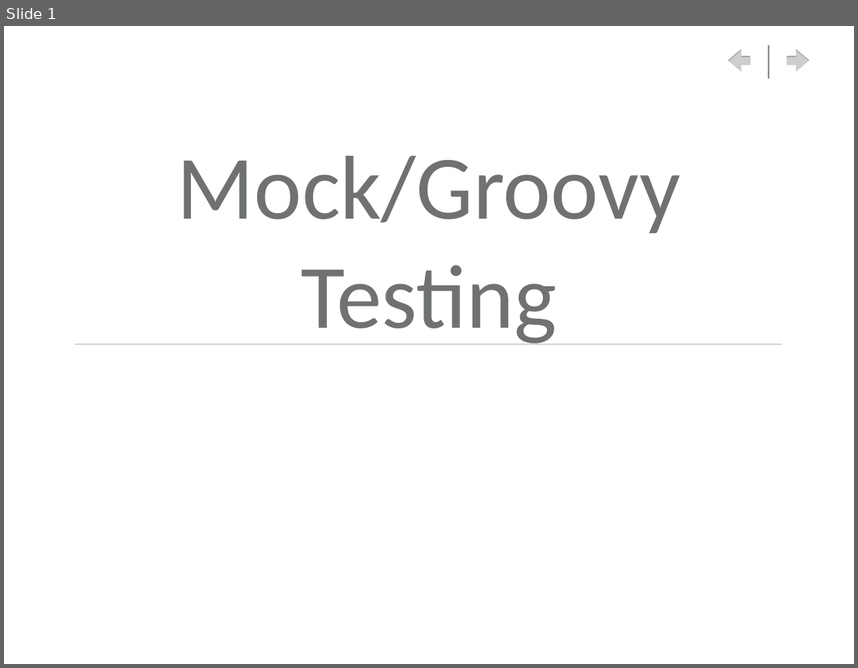
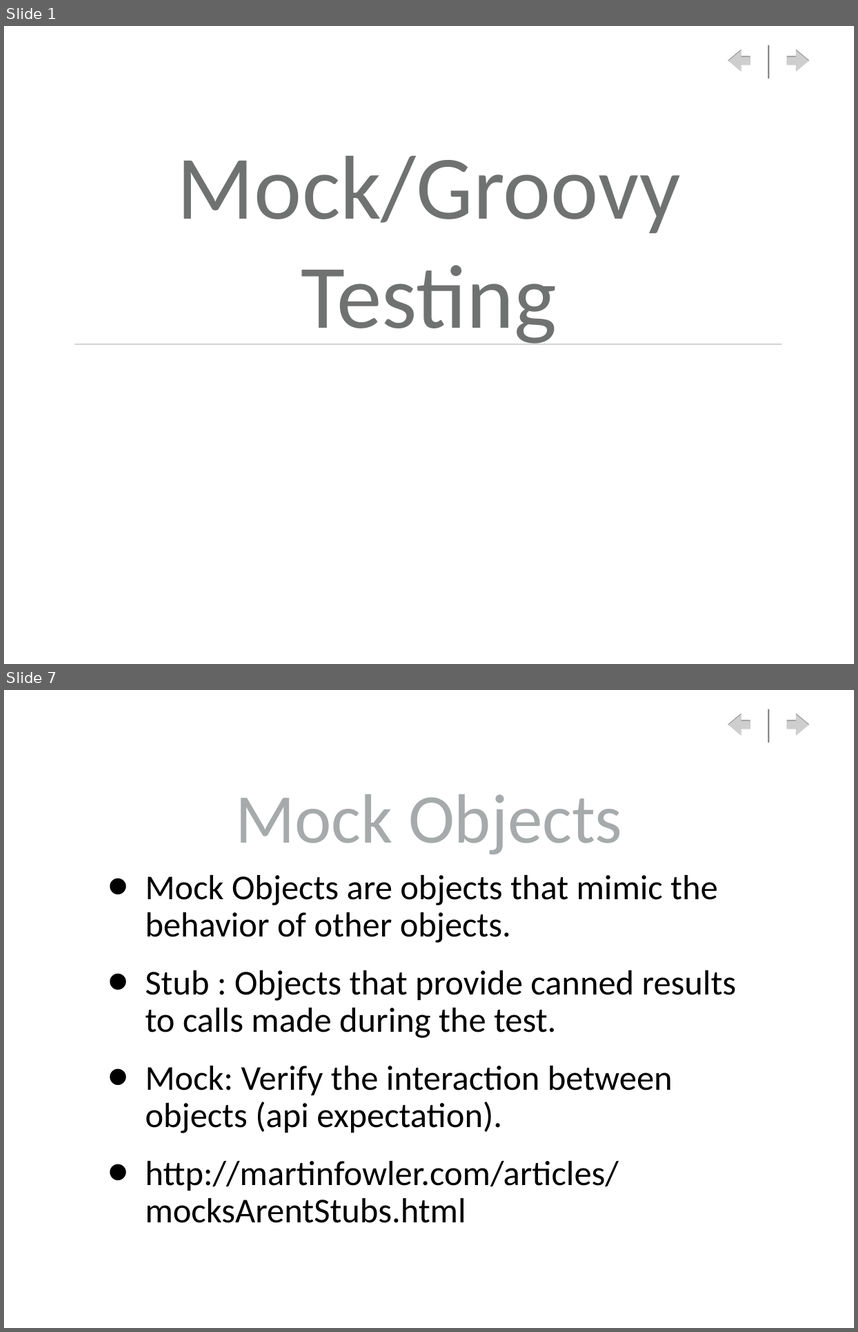
Before and after one commit to RaviVaranasi/mocktesting, a slide deck: docs/MockingGroovyTesting.ppt. Shown one above the other, each under a label of ours: slide 1 before the commit, slides 1 and 7 after it; the slides between them are not shown. The pictures are 858x668 and 858x1332 pixels, drawn with LibreOffice and Linux fonts; fonts in the diff are those of the drawing; background and template pictures are left out. Boxes give left, top, right and bottom in pixels: in the first picture for what was removed or moved away, otherwise in the second. Text is boxed around its words. In the diff, an @@ line names an element or a change of style, - is before the commit and + after.

Commit message:
Added extra slides for mocks

```diff
--- a/docs/MockingGroovyTesting.ppt
+++ b/docs/MockingGroovyTesting.ppt
@@ slide 7 added at (x1=4, y1=690, x2=854, y2=1328), background picture (left out); not listed: 3 template elements that a slide beside it also shows @@
@@ title added at (x1=235, y1=794, x2=622, y2=854), 84 pt, text #A7AAAB @@
+Mock Objects
@@ text added at (x1=145, y1=875, x2=737, y2=1223), 42 pt, text #000000 @@
+• Mock Objects are objects that mimic the behavior of other objects.
+• Stub : Objects that provide canned results to calls made during the test.
+• Mock: Verify the interaction between objects (api expectation).
+• http://martinfowler.com/articles/mocksArentStubs.html
```
Also in this commit, not shown: 2 slides changed, 4 other slides added.
